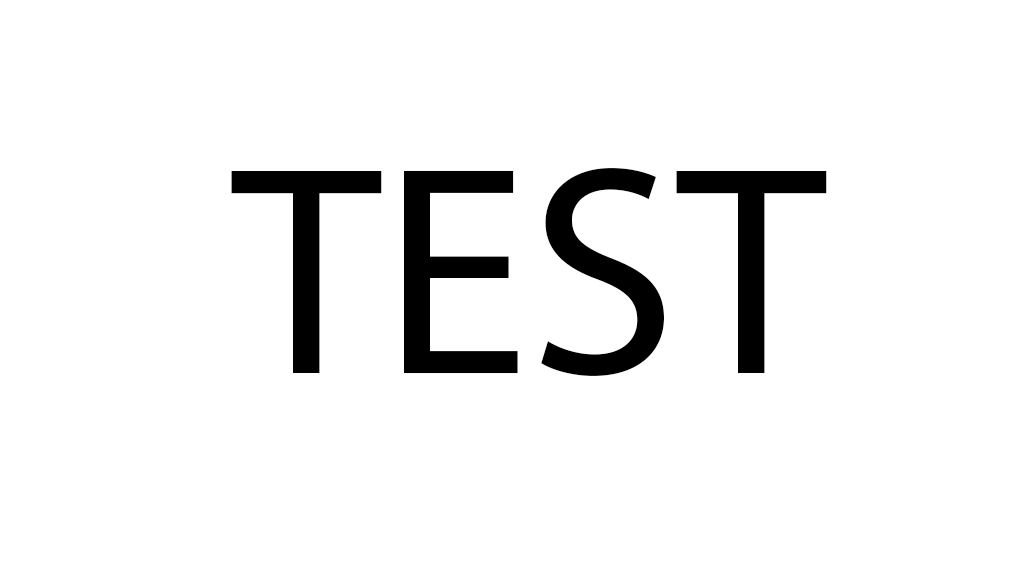
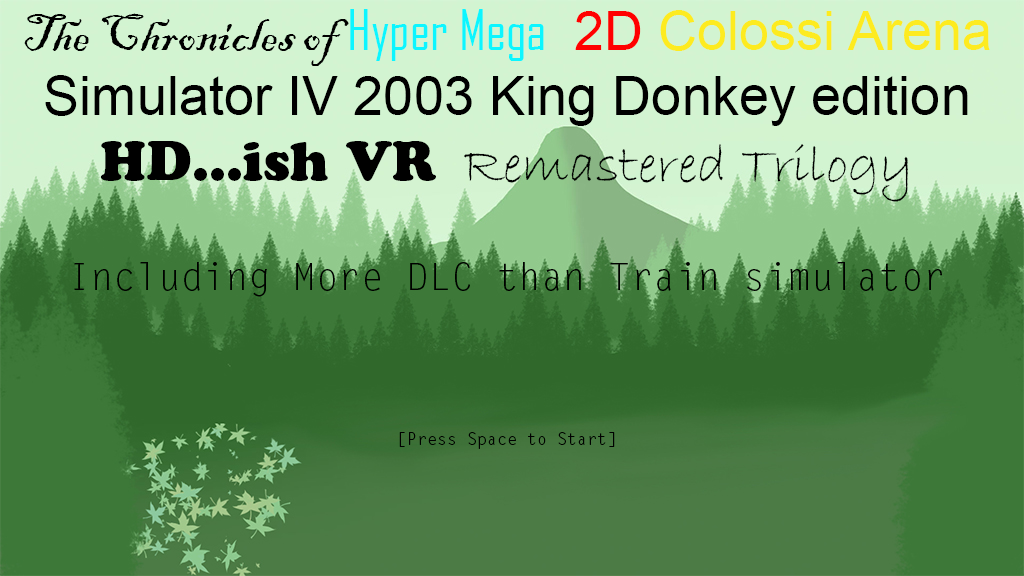
Layers edited between the first and the second 1024px x 576px image:
renamed "TEST" to "The Chronicles of Hyper Mega 2D Colossi Arena Simulator IV 2003", painted on it over [24, 9, 990, 449]
added layer "BackgroundScaled" above "Background" over [0, 0, 1024, 576]
